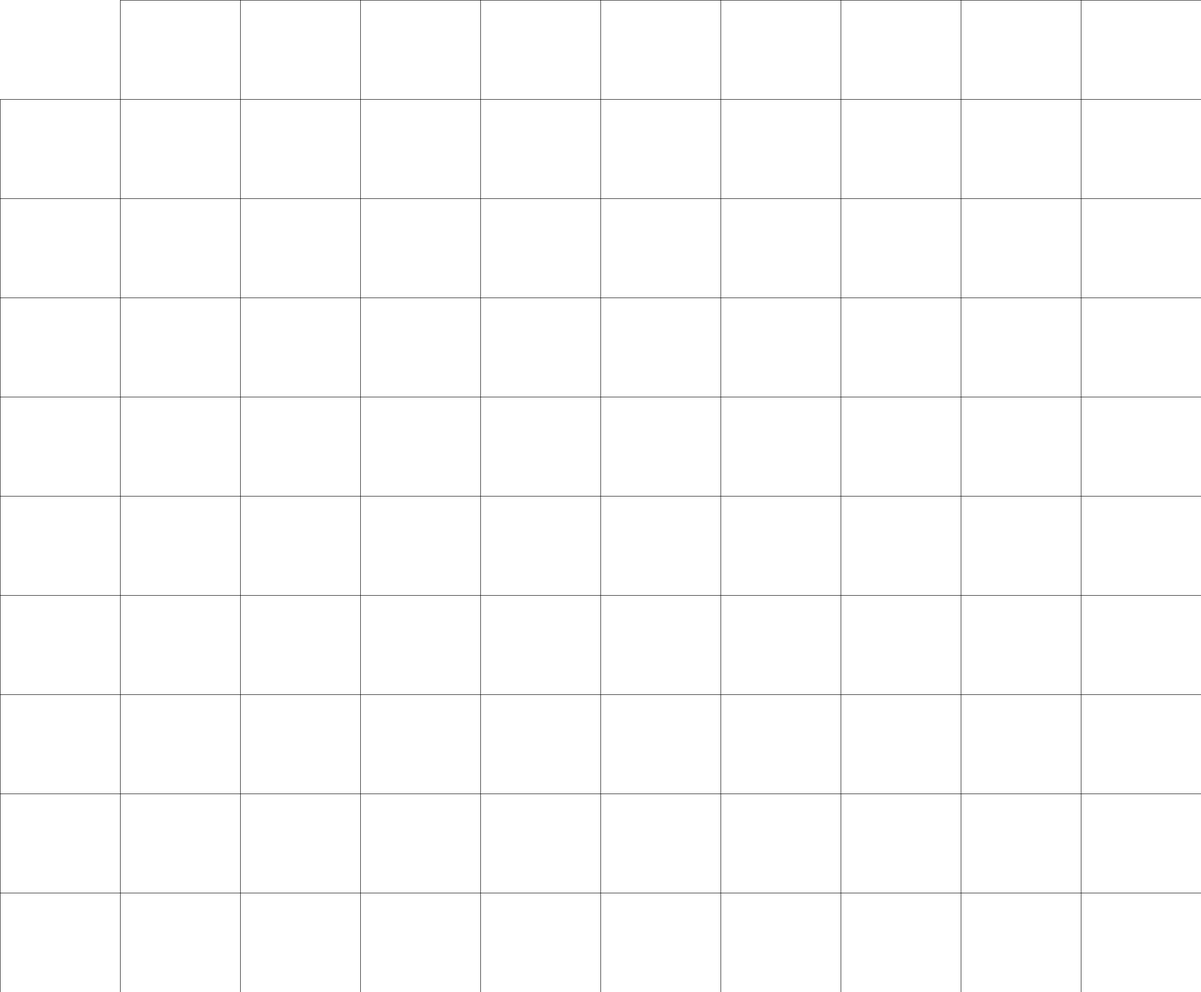
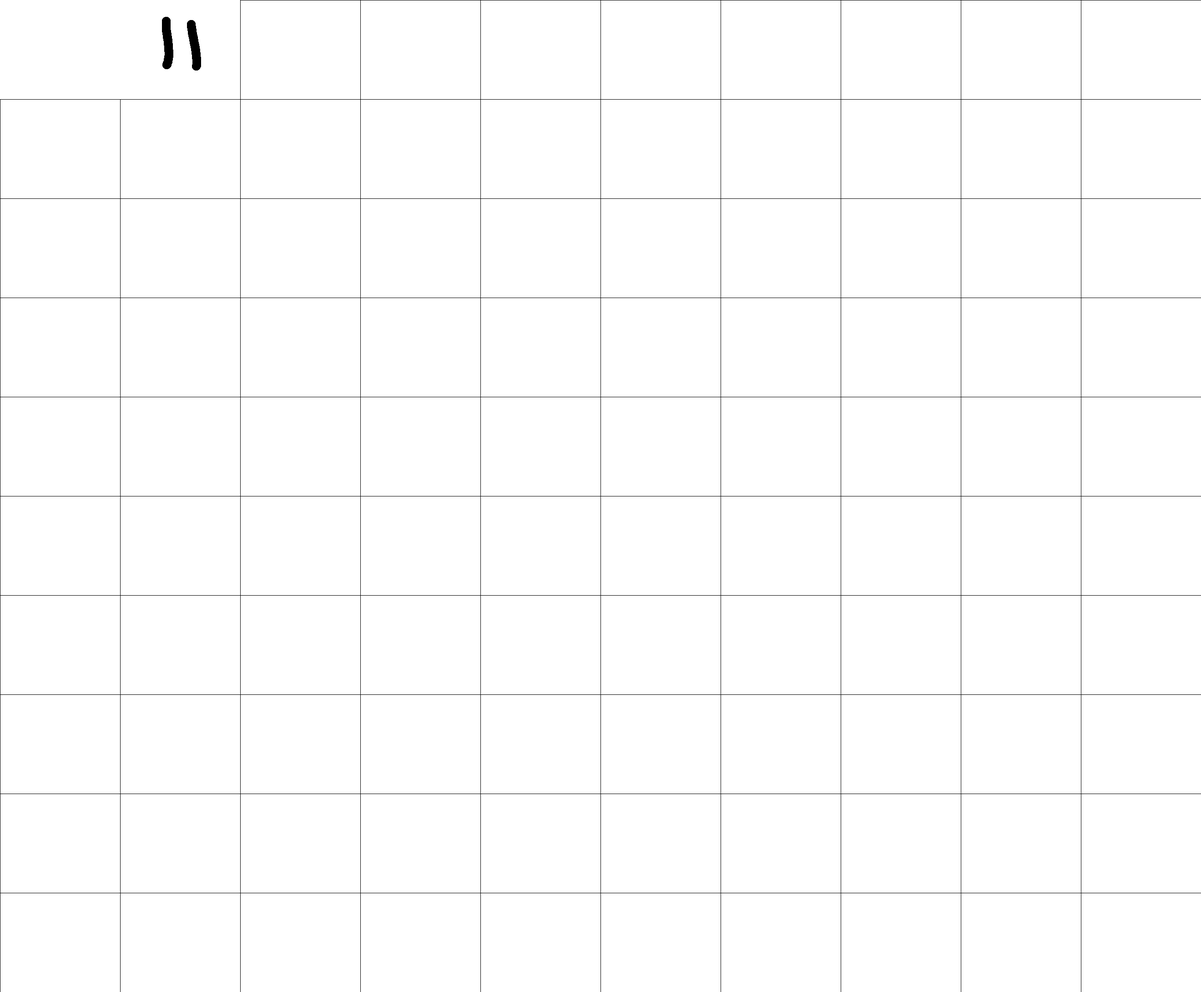
Layers edited between the first and the second 1201x992 image:
added layer "bullet" above "Background" over [161, 16, 202, 71]
painted on "Background" over [119, 0, 241, 100]
